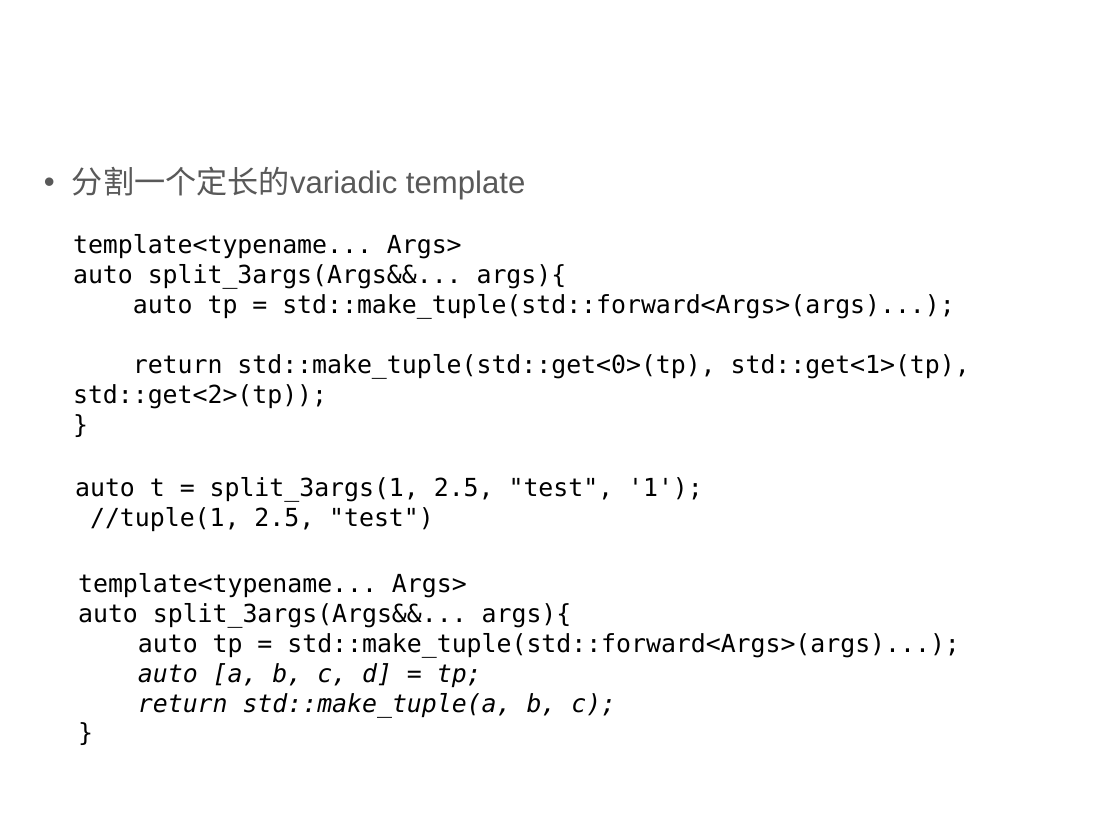
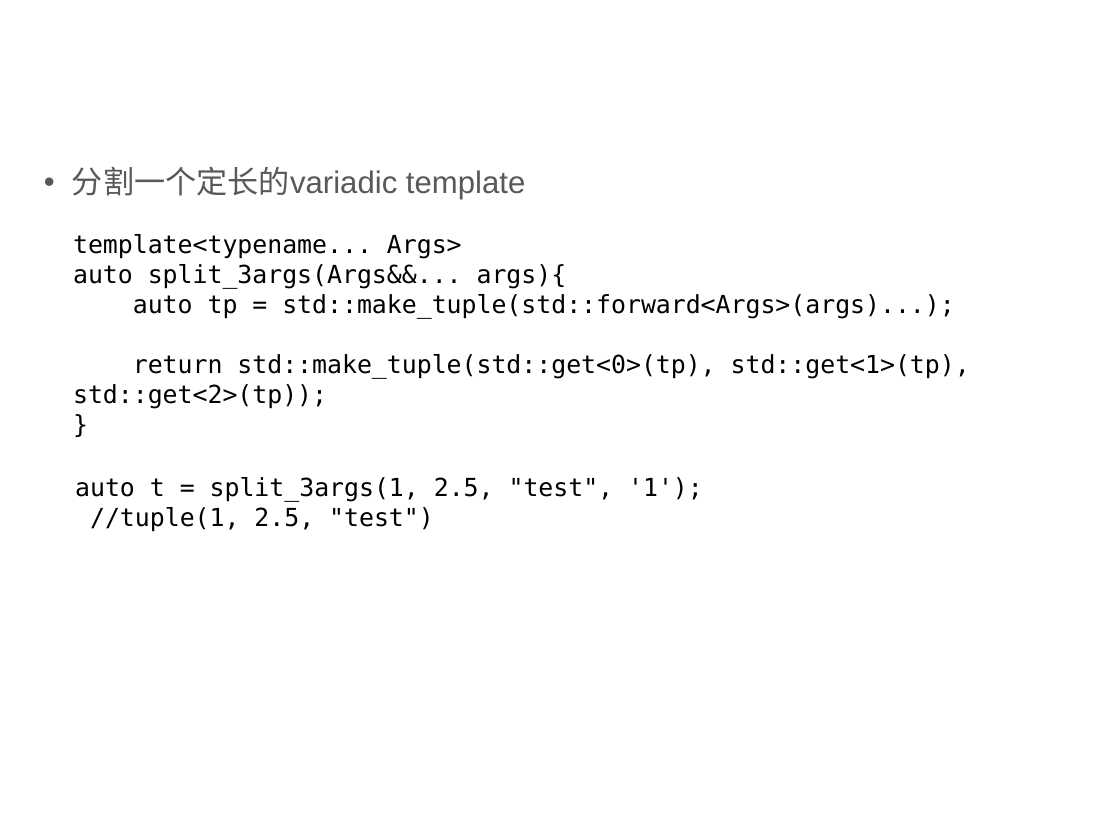
Before and after one commit to qicosmos/cppcon2017, a slide deck: slide 7 of CPP-Summit.pptx (slide 6 before the commit). Drawn at 1120x840 pixels with LibreOffice and Linux fonts; fonts in the diff are those of the drawing; background and template pictures are left out. Boxes give left, top, right and bottom in pixels: in the first picture for what was removed or moved away, otherwise in the second. Text is boxed around its words. In the diff, an @@ line names an element or a change of style, - is before the commit and + after.

Commit message:
update

```diff
--- a/CPP-Summit.pptx
+++ b/CPP-Summit.pptx
@@ text removed at bbox=[78, 573, 960, 718] @@
-template<typename... Args>
-auto split_3args(Args&&... args){
-auto tp = std::make_tuple(std::forward<Args>(args)...);
-auto [a, b, c, d] = tp;
-return std::make_tuple(a, b, c);
-}
```
Also in this commit, not shown: 2 other slides changed, 4 slides added, 1 slide removed.
